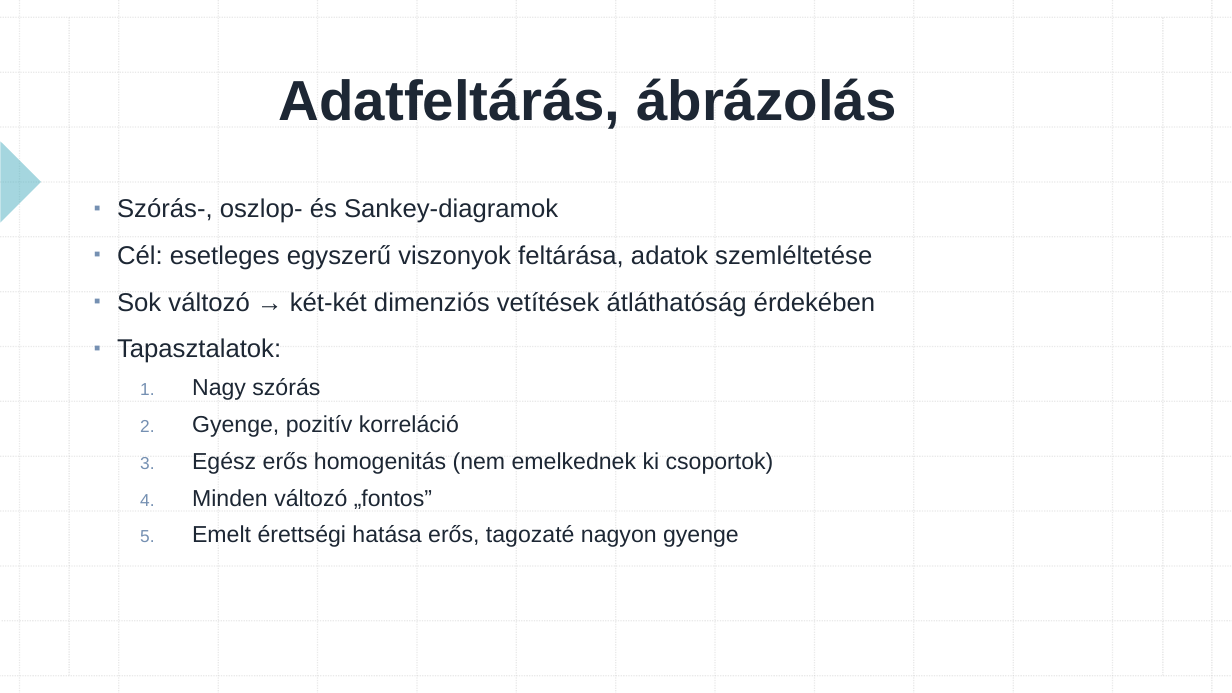
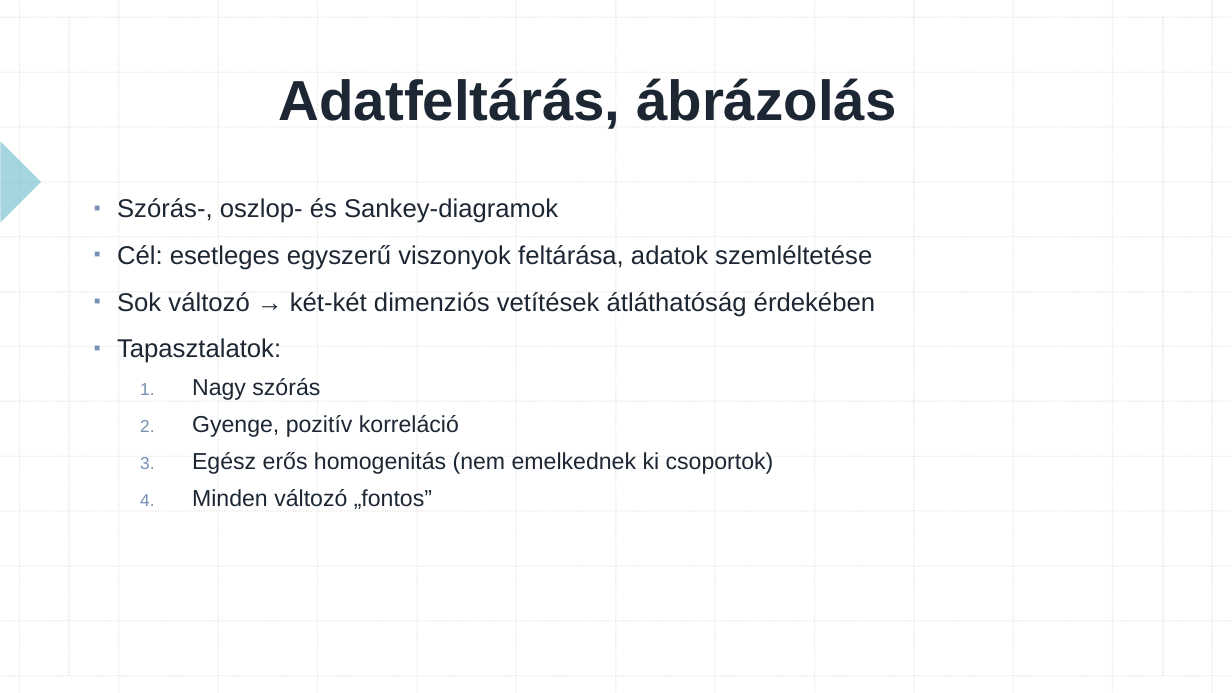
Before and after one commit to konderal333/-nkutfel, a slide deck: slide 4 of TDK prezi.pptx. Drawn at 1232x693 pixels with LibreOffice and Linux fonts; fonts in the diff are those of the drawing. Boxes give left, top, right and bottom in pixels: in the first picture for what was removed or moved away, otherwise in the second. Text is boxed around its words. In the diff, an @@ line names an element or a change of style, - is before the commit and + after.

```diff
--- a/TDK prezi.pptx
+++ b/TDK prezi.pptx
@@ text at box(192, 525, 739, 547): paragraph removed @@
-  5. Emelt érettségi hatása erős, tagozaté nagyon gyenge
```
Also in this commit, not shown: 3 other slides changed, 3 other files.
